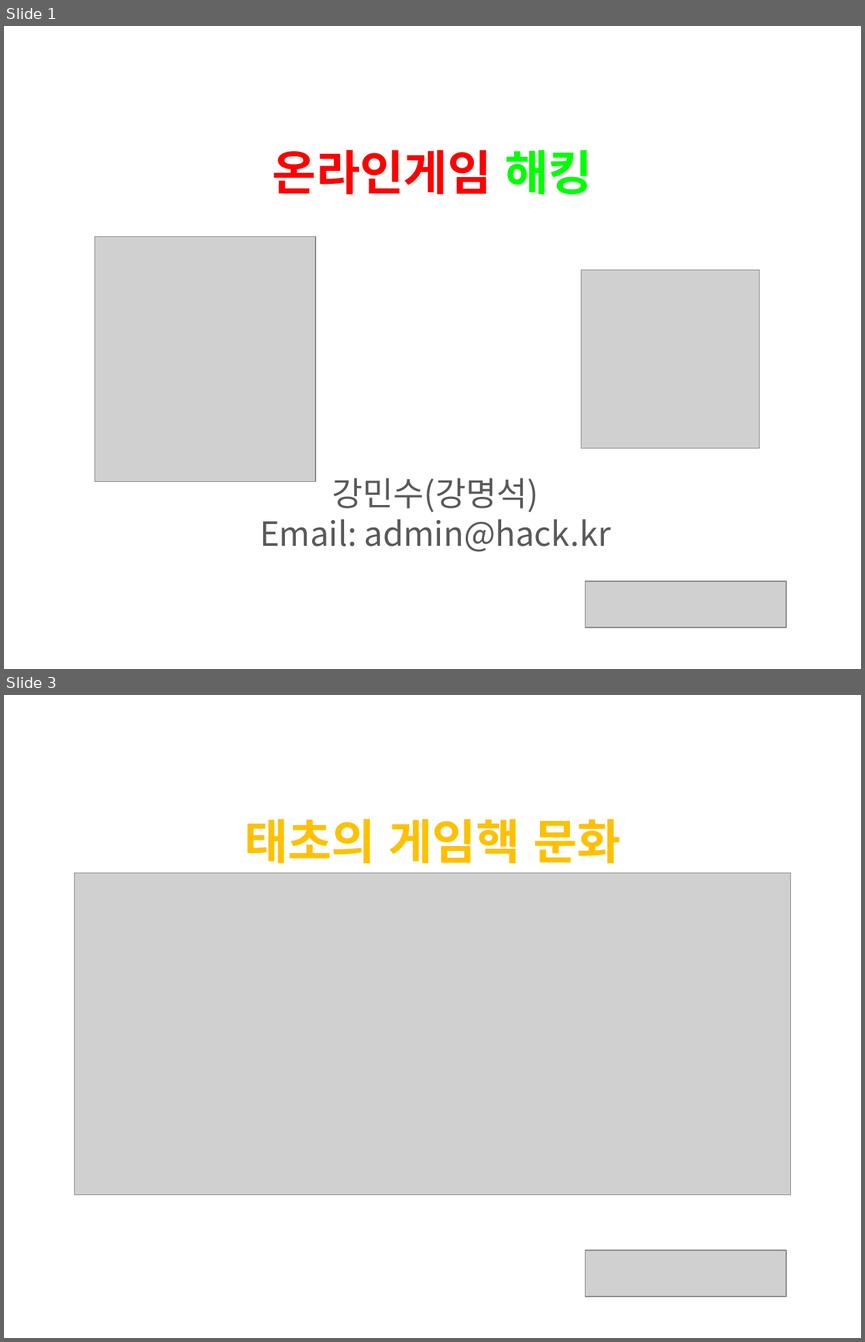
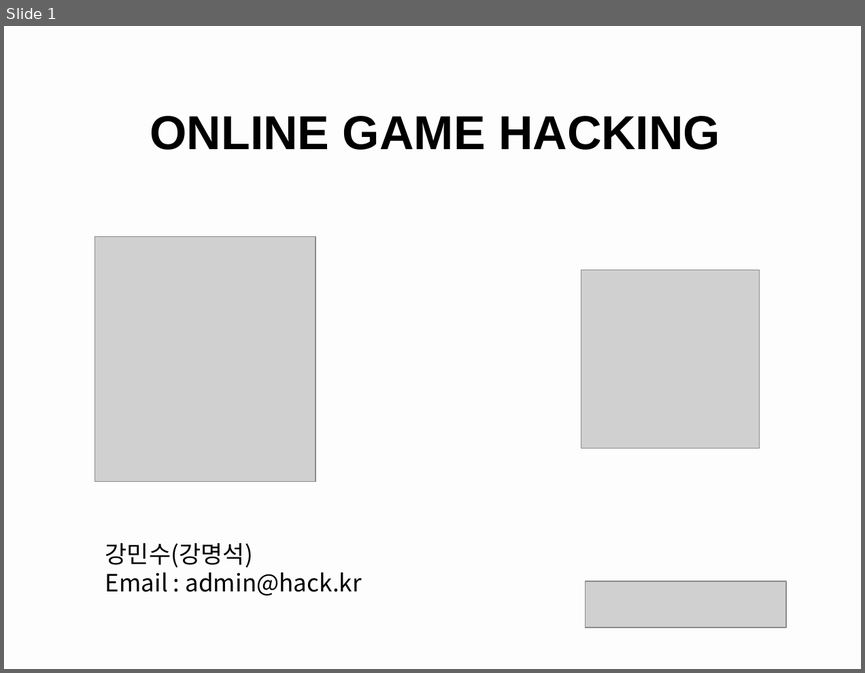
Before and after one commit to Empier/CodeEngn_2018, a slide deck: ##########################################################Code_Engn[강민수].pptx. Shown one above the other, each under a label of ours: slides 1 and 3 before the commit, slide 1 after it; the slides between them are not shown. The pictures are 865x1342 and 865x673 pixels, drawn with LibreOffice and Linux fonts; fonts in the diff are those of the drawing; grey boxes stand for pictures. Boxes give left, top, right and bottom in pixels: in the first picture for what was removed or moved away, otherwise in the second. Text is boxed around its words. In the diff, an @@ line names an element or a change of style, - is before the commit and + after.

```diff
--- a/##########################################################Code_Engn[강민수].pptx
+++ b/##########################################################Code_Engn[강민수].pptx
@@ slide 3 removed at <box>4,695,861,1338</box>, background #FFFFFF @@
@@ text removed at <box>244,819,621,864</box> @@
-태초의 게임핵 문화
@@ picture removed at <box>74,873,791,1195</box> @@
@@ picture removed at <box>585,1250,786,1297</box> @@
@@ slide 1 changed as well @@
@@ background #FFFFFF to #F5F5F5 at 20% opacity @@
@@ text at <box>150,116,720,150</box>: text changed; font Noto Sans CJK KR to Arial; text colour #FF0000 to #000000 @@
-온라인게임 해킹
+ONLINE GAME HACKING
@@ text "강민수(강명석)": place and size @@
-text "강민수(강명석)" at <box>260,478,611,552</box>
+text "강민수(강명석)" at <box>105,543,361,595</box>
@@ text at <box>105,543,253,567</box>: size 28 to 20 pt, text colour #595959 to #000000 in "강민수(강명석)"; alignment centre to left @@
@@ text at <box>105,572,361,595</box>: text changed; size 28 to 20 pt; text colour #595959 to #000000 @@
-Email: admin@hack.kr
+Email : admin@hack.kr
```
Also in this commit, not shown: 13 other slides changed, 4 slides added, 2 other slides removed, 1 other file.
